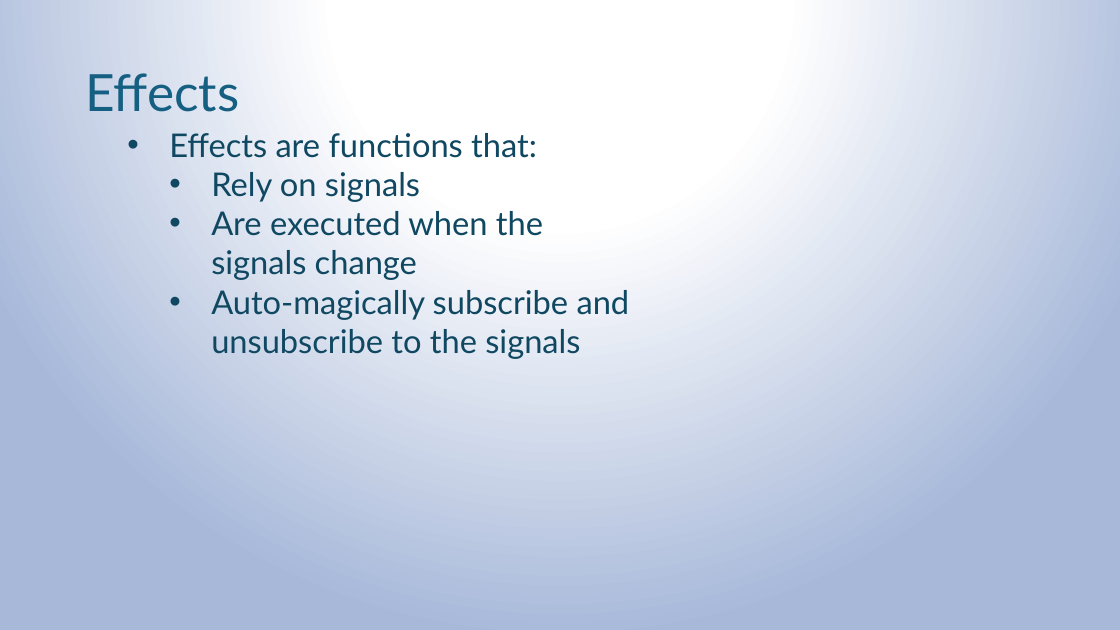
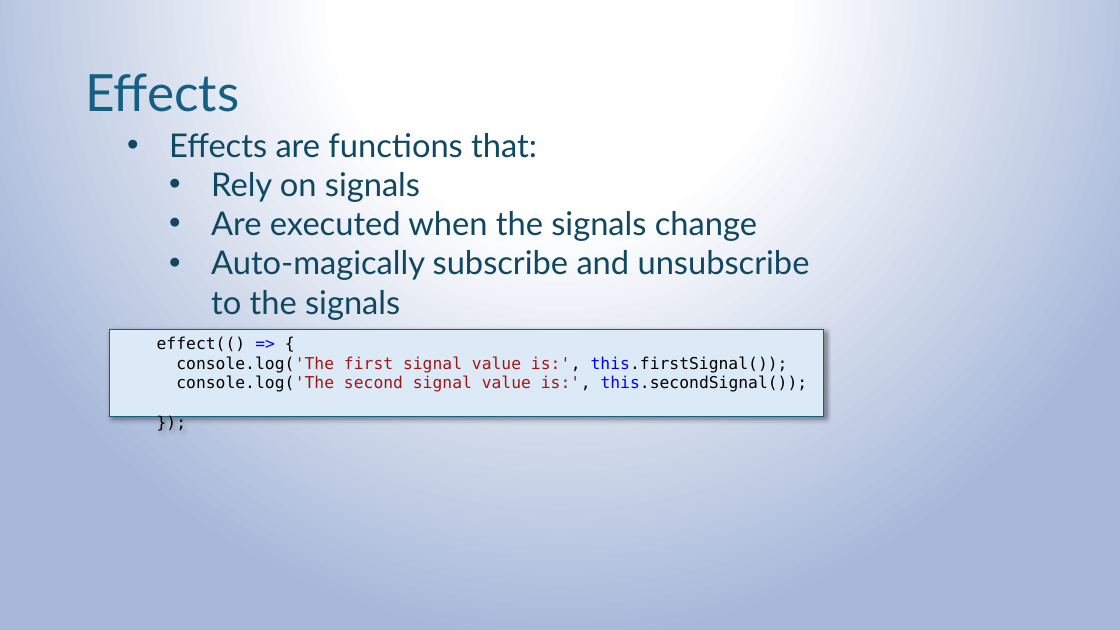
Before and after one commit to kobi-hari-udemy/angular-signals, a slide deck: slide 8 of slides/change detection.pptx. Drawn at 1120x630 pixels with LibreOffice and Linux fonts; fonts in the diff are those of the drawing. Boxes give left, top, right and bottom in pixels: in the first picture for what was removed or moved away, otherwise in the second. Text is boxed around its words. In the diff, an @@ line names an element or a change of style, - is before the commit and + after.

```diff
--- a/slides/change detection.pptx
+++ b/slides/change detection.pptx
@@ text "Effects are functions that:" rewrapped from (x1=169, y1=133, x2=630, y2=359) to (x1=169, y1=133, x2=810, y2=320) @@
@@ rectangle added at (x1=109, y1=329, x2=823, y2=417), fill #DCEAF7, outline #156082 0.75 pt, 14 pt, text #000000 @@
+effect(() => {
+console.log('The first signal value is:', this.firstSignal());
+console.log('The second signal value is:', this.secondSignal());
+});
```
Also in this commit, not shown: 2 slides added, 20 other files.
